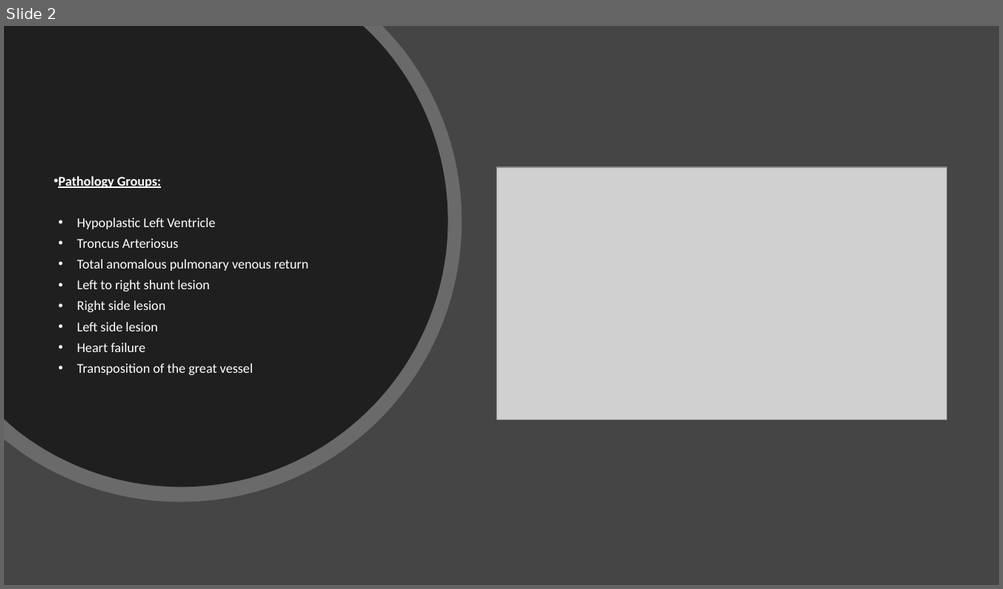
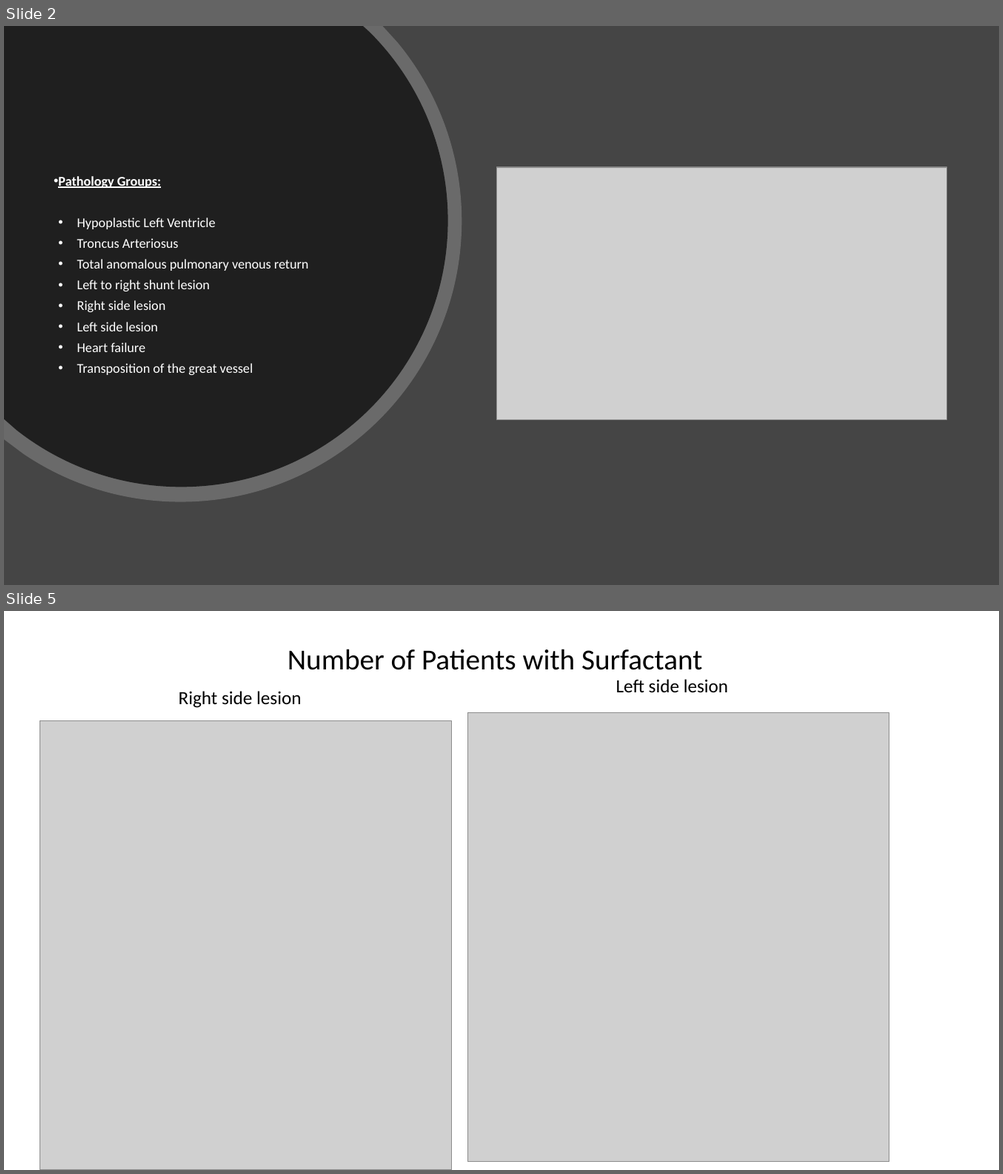
Before and after one commit to MayraPerezRusso/FinalProject, a slide deck: Congenital Heart Desease.pptx. Shown one above the other, each under a label of ours: slide 2 before the commit, slides 2 and 5 after it; the slides between them are not shown. The pictures are 1003x589 and 1003x1174 pixels, drawn with LibreOffice and Linux fonts; fonts in the diff are those of the drawing; grey boxes stand for pictures. Boxes give left, top, right and bottom in pixels: in the first picture for what was removed or moved away, otherwise in the second. Text is boxed around its words. In the diff, an @@ line names an element or a change of style, - is before the commit and + after.

```diff
--- a/Congenital Heart Desease.pptx
+++ b/Congenital Heart Desease.pptx
@@ slide 5 added at (4,611,999,1170), background #FFFFFF @@
@@ text added at (287,649,702,670), 28 pt, text #000000 @@
+Number of Patients with Surfactant
@@ text added at (179,691,301,708), 18 pt, text #000000 @@
+Right side lesion
@@ text added at (616,679,728,693), 18 pt, text #000000 @@
+Left side lesion
@@ picture added at (40,721,452,1170) @@
@@ picture added at (467,712,889,1162) @@
```
Also in this commit, not shown: 5 other slides added.
